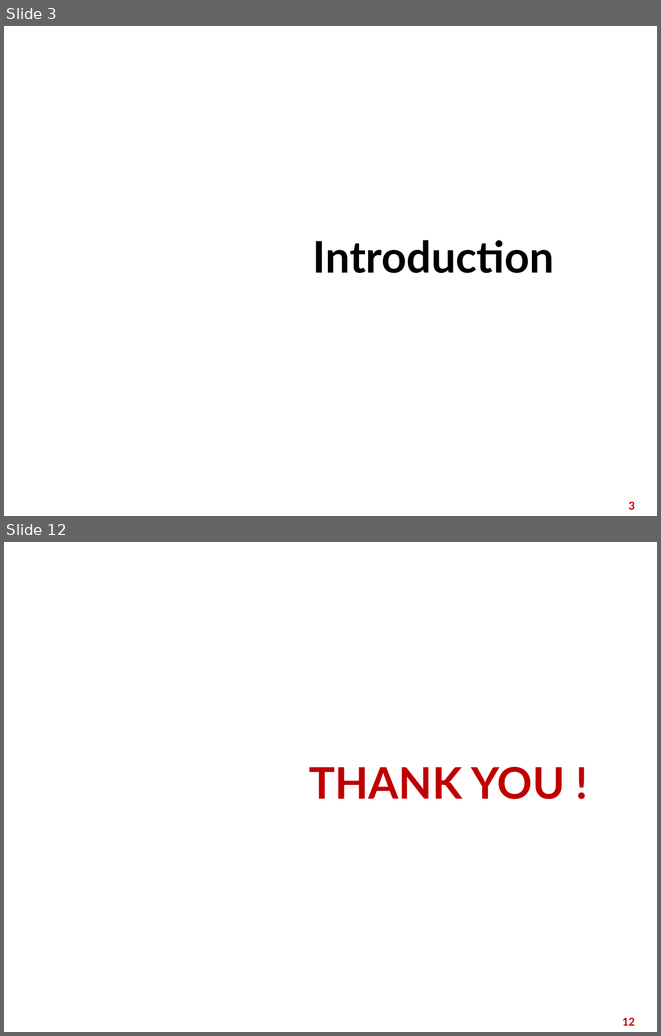
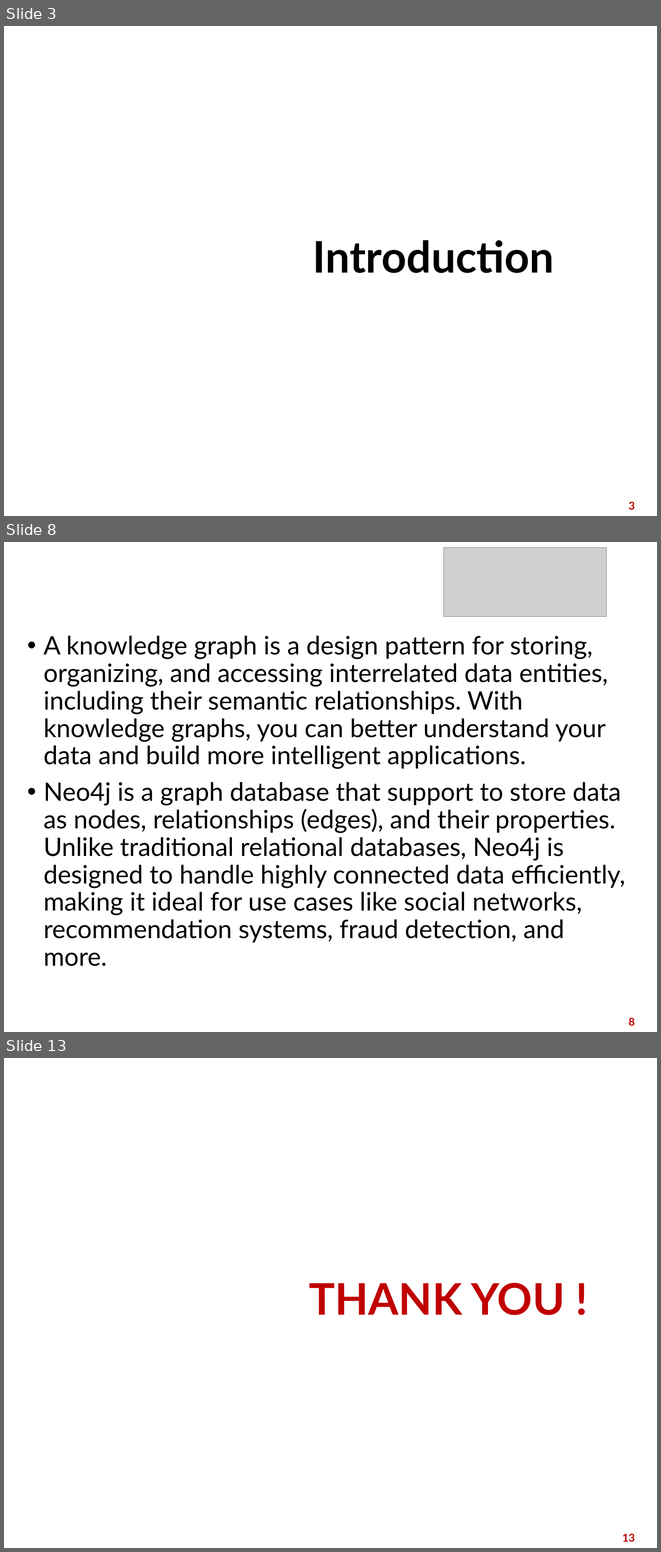
Before and after one commit to nnt2606/semantic-web, a slide deck: Semantic web.pptx. Shown one above the other, each under a label of ours: slides 3 and 12 before the commit, slides 3, 8 and 13 after it; the slides between them are not shown. The pictures are 661x1036 and 661x1552 pixels, drawn with LibreOffice and Linux fonts; fonts in the diff are those of the drawing; grey boxes stand for pictures; background and template pictures are left out. Boxes give left, top, right and bottom in pixels: in the first picture for what was removed or moved away, otherwise in the second. Text is boxed around its words. In the diff, an @@ line names an element or a change of style, - is before the commit and + after.

```diff
--- a/Semantic web.pptx
+++ b/Semantic web.pptx
@@ slide 8 added at (4,542,657,1032), background picture (left out) @@
@@ title added at (21,548,641,580), 28 pt, text #FFFFFF, bold @@
+Neo4j Knowledge Graph
@@ picture added at (444,548,607,616) @@
@@ text added at (44,635,626,966), 28 pt, text #000000 @@
+• A knowledge graph is a design pattern for storing, organizing, and accessing interrelated data entities, including their semantic relationships. With knowledge graphs, you can better understand your data and build more intelligent applications.
+• Neo4j is a graph database that support to store data as nodes, relationships (edges), and their properties. Unlike traditional relational databases, Neo4j is designed to handle highly connected data efficiently, making it ideal for use cases like social networks, recommendation systems, fraud detection, and more.
@@ page number added at (628,1017,635,1025), 12 pt, text #C00000, bold @@
+8
@@ what was slide 12 is now slide 13 @@
@@ page number at (623,1533,635,1541): text changed @@
-12
+13
```
Also in this commit, not shown: 3 slides changed, 7 other slides added, 7 slides removed.
